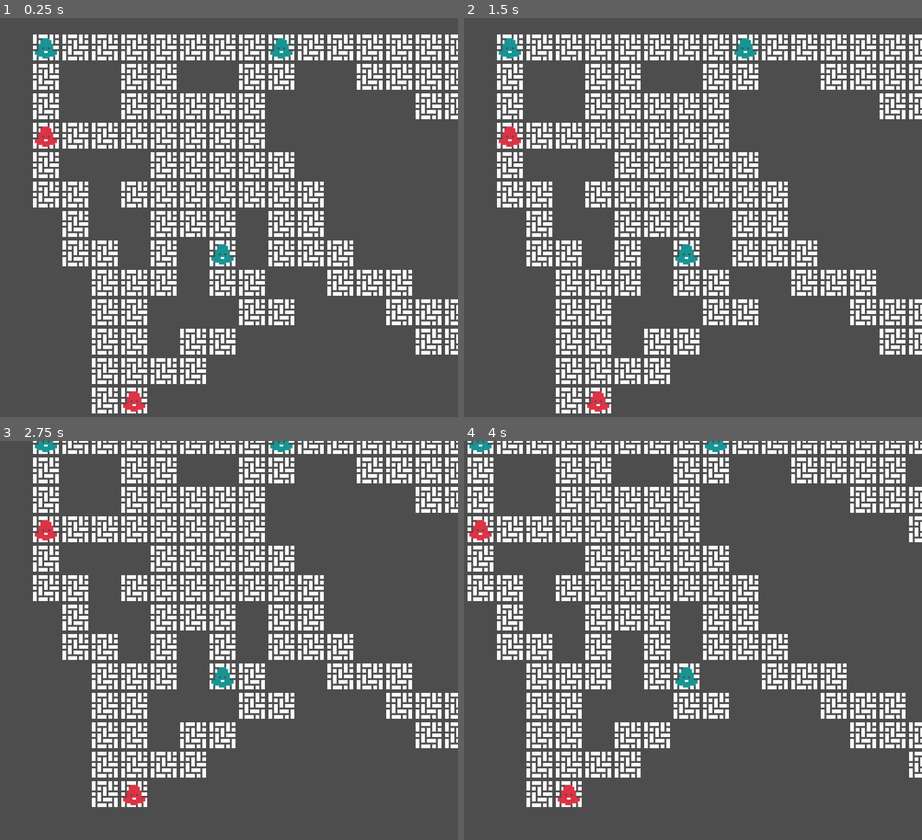
Above: before the commit, frames 1-4 (two rows, left to right).
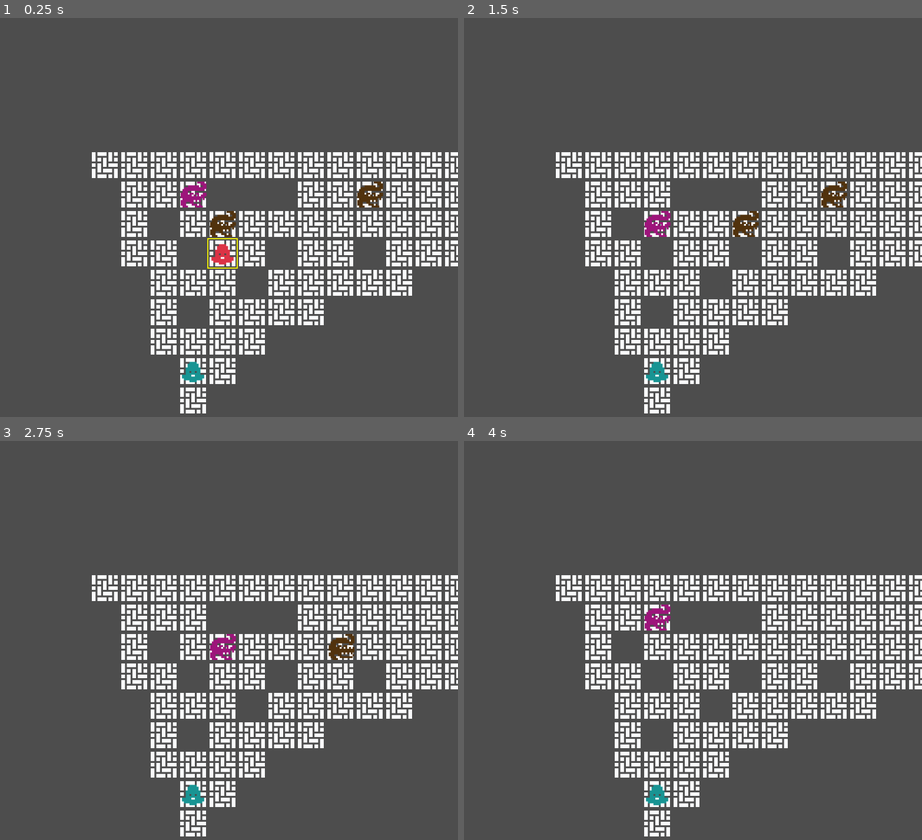
Above: after the commit, the same moments.

Repository: jimkang/throng
Game: Godot game, scene res://throng_root_node.tscn
Same seed, same stepped clock (60 frames per second), same inputs: the game is played once before the commit and once after it.
Inputs:
- Up to frame 1 (0.25 s): no input
- Up to frame 2 (1.5 s): tap Enter at 0.5 s; hold Right (ui_right) 0.53-1.28 s; tap Space at 1.25 s; hold Down (ui_down) from 1.28 s (still down)
- Up to frame 3 (2.75 s): tap Enter at 2 s; release Down (ui_down) at 2.03 s; hold Right (ui_right) from 2.03 s (still down)
- Up to frame 4 (4 s): tap Space at 2.75 s; release Right (ui_right) at 2.78 s; hold Up (ui_up) 2.78-3.53 s; tap Enter at 3.5 s; hold Left (ui_left) from 3.53 s (still down)

The runs differ from the first frame. In frame 1, 26% of the frame differs, in the area x 7-100%, y 4-100%; in frame 2, 26%; in frame 3, 25%; in frame 4, 26%, in the area x 0-100%, y 0-100%.

Commit message:
Draw yellow box around individuals that are part of a throng.

Diff:
--- a/individual.tscn
+++ b/individual.tscn
@@ -1,7 +1,8 @@
-[gd_scene load_steps=4 format=3 uid="uid://b0ml1ekw8bqkw"]
+[gd_scene load_steps=5 format=3 uid="uid://b0ml1ekw8bqkw"]
 
 [ext_resource type="Texture2D" uid="uid://725a3skhyu2e" path="res://art/monochrome-transparent.png" id="1_a8jrl"]
 [ext_resource type="Script" path="res://individual.gd" id="1_wiaqu"]
+[ext_resource type="Script" path="res://individual_sprite_root.gd" id="2_x3ccl"]
 
 [sub_resource type="RectangleShape2D" id="RectangleShape2D_twcyw"]
 size = Vector2(64, 64)
@@ -18,6 +19,7 @@
 shape = SubResource("RectangleShape2D_twcyw")
 
 [node name="sprite_root" type="Node2D" parent="."]
+script = ExtResource("2_x3ccl")
 
 [node name="Sprite2D" type="Sprite2D" parent="sprite_root"]
 process_mode = 1
@@ -28,5 +30,3 @@
 region_rect = Rect2(459, 136, 16, 16)
 
 [node name="AnimationPlayer" type="AnimationPlayer" parent="sprite_root"]
-
-[connection signal="tree_exiting" from="." to="." method="_on_tree_exiting"]
--- /dev/null
+++ b/individual_sprite_root.gd
@@ -0,0 +1,13 @@
+class_name IndividualSpriteRoot
+extends Node2D
+
+@export var draw_throng_indicator: bool = false
+@export var throng_color: Color
+@onready var sprite: Sprite2D = $Sprite2D
+
+func _draw():
+	if self.draw_throng_indicator:
+		var indicator_rect = sprite.get_rect()
+		indicator_rect.position *= sprite.scale
+		indicator_rect.size *= sprite.scale
+		self.draw_rect(indicator_rect, self.throng_color, false, 2.0)
--- a/throng.gd
+++ b/throng.gd
@@ -66,3 +66,6 @@
 		return
 	individual.add_to_group(self.throng_id)
 	individual.remove_from_group('individuals')
+	individual.sprite_root.draw_throng_indicator = true
+	individual.sprite_root.throng_color = Color.YELLOW
+	individual.sprite_root.queue_redraw()
--- a/throng_root_node.gd
+++ b/throng_root_node.gd
@@ -19,8 +19,9 @@
 #var dungeon_tile_set = preload('res://throng_dungeon_tile_set.tres').instantiate()
 # Called when the node enters the scene tree for the first time.
 func _ready():
-	var seed_val = randi()
+	#var seed_val = randi()
 	#var seed_val = 1414371858 # Generates an alligator on top of a blob
+	var seed_val = 3637569141 # Immediate two individuals overlapping
 	print('seed: ', seed_val)
 	self.rng = RandomNumberGenerator.new()
 	self.rng.seed = seed_val
